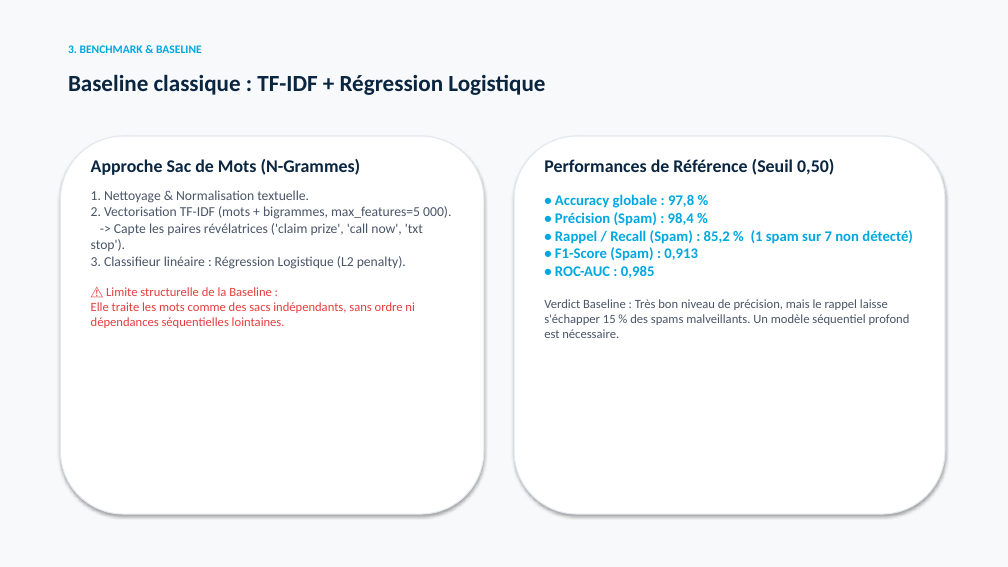
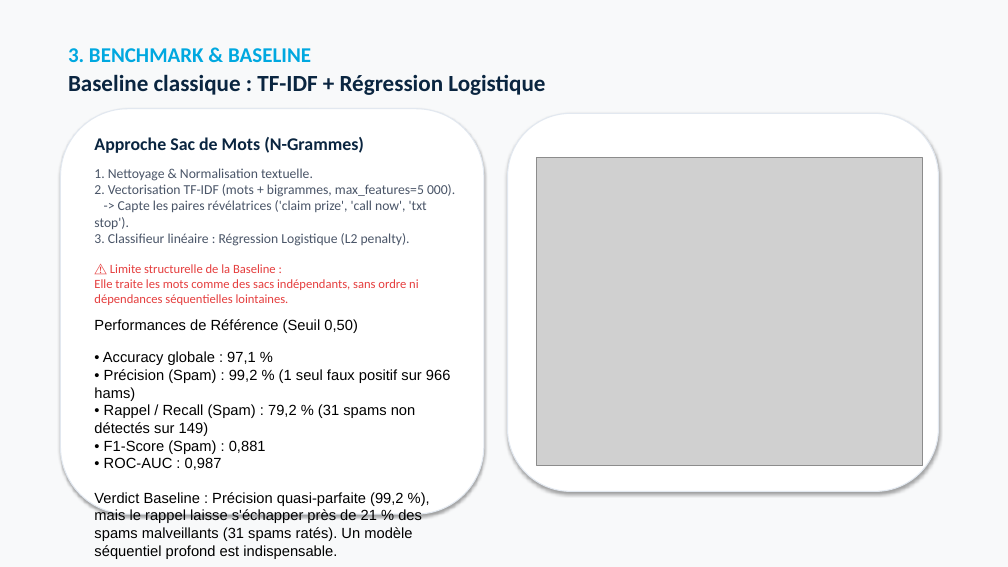
Before and after one commit to Elkristobal59/CERTIFICATION_CDSD, a slide deck: slide 4 of Bloc_4_ATT_Spam_Detector/ATT_spam_detector_presentation.pptx. Drawn at 1008x567 pixels with LibreOffice and Linux fonts; fonts in the diff are those of the drawing; grey boxes stand for pictures. Boxes give left, top, right and bottom in pixels: in the first picture for what was removed or moved away, otherwise in the second. Text is boxed around its words. In the diff, an @@ line names an element or a change of style, - is before the commit and + after.

Commit message:
feat(bloc4): align presentation figures with notebook and add 2-page print-ready technical revision sheet

```diff
--- a/Bloc_4_ATT_Spam_Detector/ATT_spam_detector_presentation.pptx
+++ b/Bloc_4_ATT_Spam_Detector/ATT_spam_detector_presentation.pptx
@@ text "3. BENCHMARK & BASELINE" at <box>68,48,311,62</box>: size 11 to 20 pt @@
@@ rounded rectangle: place and size @@
-rounded rectangle at <box>60,136,484,514</box>
+rounded rectangle at <box>60,109,484,514</box>
@@ rounded rectangle: place and size @@
-rounded rectangle at <box>514,136,945,514</box>
+rounded rectangle at <box>507,113,938,492</box>
@@ text "Approche Sac de Mots (N-Grammes)": place and size @@
-text "Approche Sac de Mots (N-Grammes)" at <box>91,159,451,328</box>
+text "Approche Sac de Mots (N-Grammes)" at <box>94,137,455,305</box>
@@ picture added at <box>537,157,923,466</box> @@
@@ text "Performances de Référence (Seuil 0,50)": place and size @@
-text "Performances de Référence (Seuil 0,50)" at <box>544,159,913,338</box>
+text "Performances de Référence (Seuil 0,50)" at <box>94,319,451,559</box>
@@ text at <box>94,319,358,333</box>: size 17 to 14 pt, font Calibri to Arial, text colour #0A2540 to #000000, bold off in "Performances de Référence (Seuil 0,50)" @@
@@ text at <box>94,351,451,559</box>: text changed; size 12 to 14 pt; font Calibri to Arial; text colour #4A5568 to #000000 @@
-• Accuracy globale : 97,8 %
-• Précision (Spam) : 98,4 %
-• Rappel / Recall (Spam) : 85,2 % (1 spam sur 7 non détecté)
-• F1-Score (Spam) : 0,913
-• ROC-AUC : 0,985
-Verdict Baseline : Très bon niveau de précision, mais le rappel laisse s'échapper 15 % des spams malveillants. Un modèle séquentiel profond est nécessaire.
+• Accuracy globale : 97,1 %
+• Précision (Spam) : 99,2 % (1 seul faux positif sur 966 hams)
+• Rappel / Recall (Spam) : 79,2 % (31 spams non détectés sur 149)
+• F1-Score (Spam) : 0,881
+• ROC-AUC : 0,987
+Verdict Baseline : Précision quasi-parfaite (99,2 %), mais le rappel laisse s'échapper près de 21 % des spams malveillants (31 spams ratés). Un modèle séquentiel profond est indispensable.
```
Also in this commit, not shown: 6 other slides changed, 1 other file.
